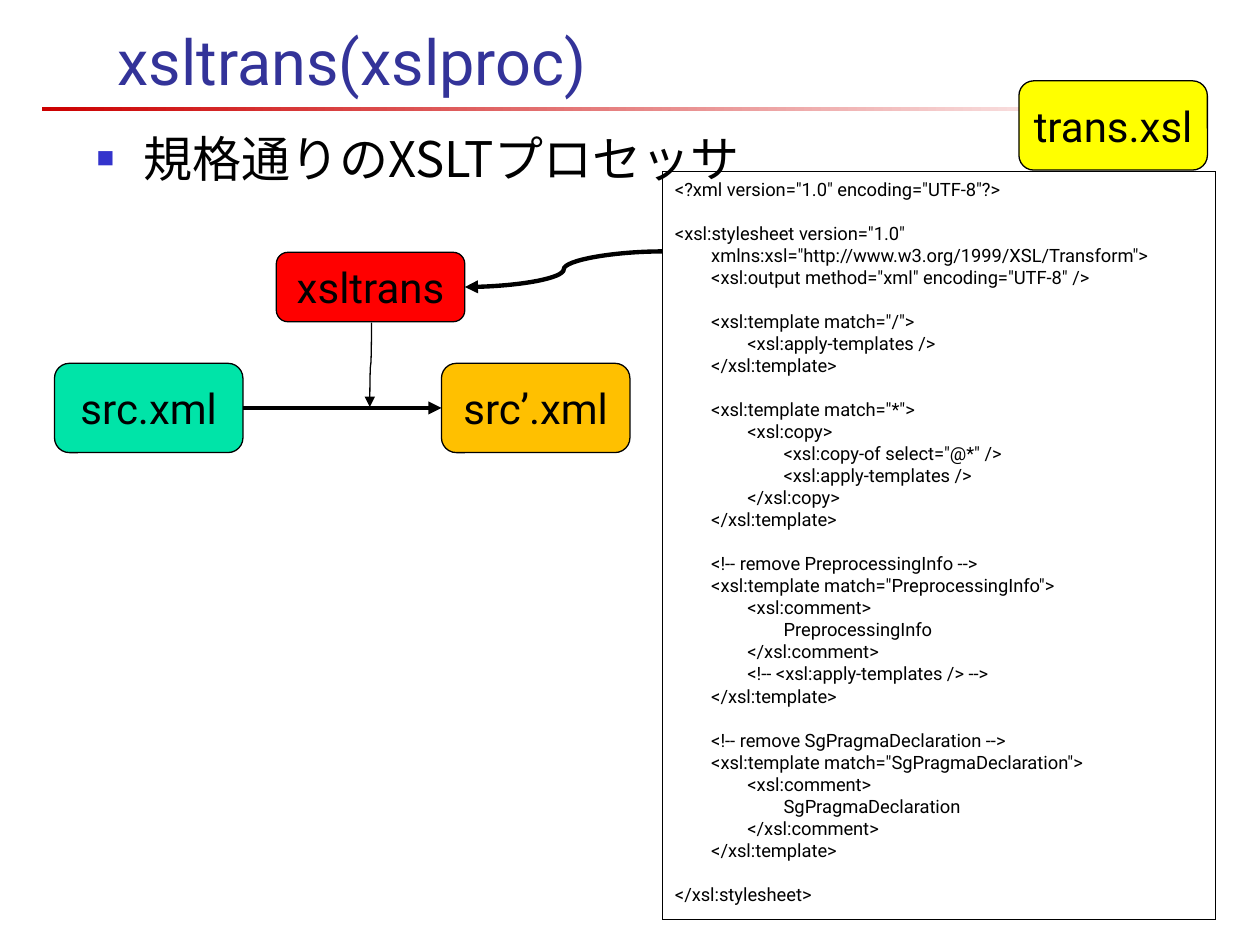
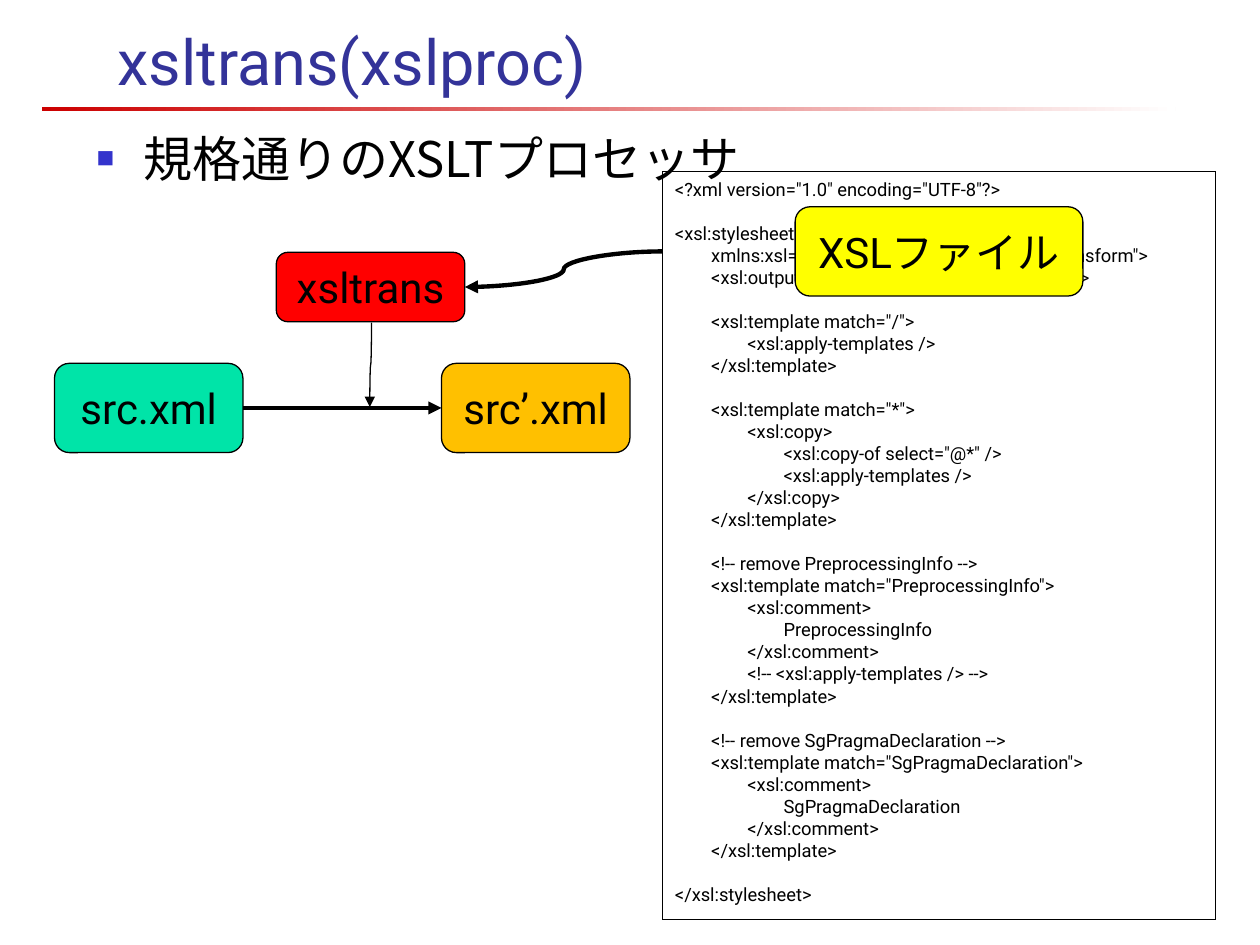
Before and after one commit to xevolver/xevxml, a slide deck: slide 4 of doc/Xev-Samples.pptx. Drawn at 1260x945 pixels with LibreOffice and Linux fonts; fonts in the diff are those of the drawing. Boxes give left, top, right and bottom in pixels: in the first picture for what was removed or moved away, otherwise in the second. Text is boxed around its words. In the diff, an @@ line names an element or a change of style, - is before the commit and + after.

```diff
--- a/doc/Xev-Samples.pptx
+++ b/doc/Xev-Samples.pptx
@@ rounded rectangle removed at (x1=1019, y1=81, x2=1208, y2=170) @@
-trans.xsl
@@ rounded rectangle added at (x1=795, y1=207, x2=1082, y2=296), fill #FFFF00, outline #000000 0.75 pt, 24 pt, text #000000 @@
+XSLファイル
```
Also in this commit, not shown: 6 other slides changed, 4 slides added, 5 other files.
